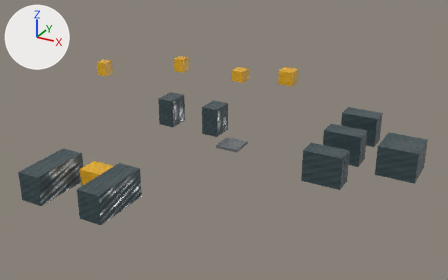
One commit to the FBX model stw-o3de/Project/Assets/IndustrialYard/STW_INDUSTRIAL_YARD_01/Environment/STW_INDUSTRIAL_YARD_01_cover.fbx: the scene before it, then after it.
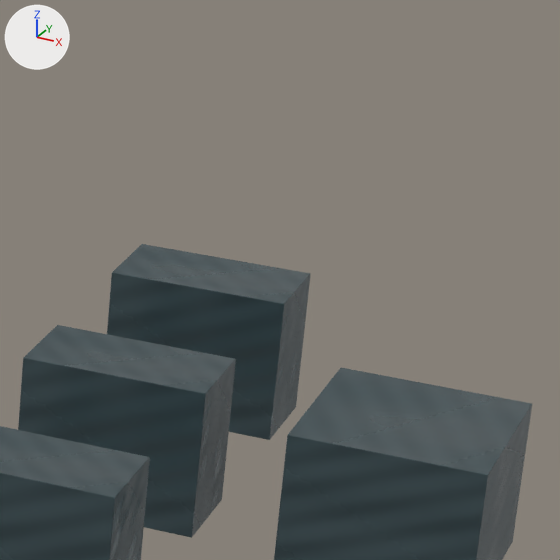
Each version is shown whole from a camera (50 mm lens) standing at (27.3, -43.9, 21.3) and looking at (3.3, -0.3, -0.5), then close up on the part from 71% to 97% of the width and 20% to 61% of the height. Every picture has the same lights, and +X, +Y and +Z are marked at upper left. The older version's two pictures come first.

Names of what the first close-up shows: 'container_low_a', 'container_low_b', 'container_low_c', 'container_platform_support'.
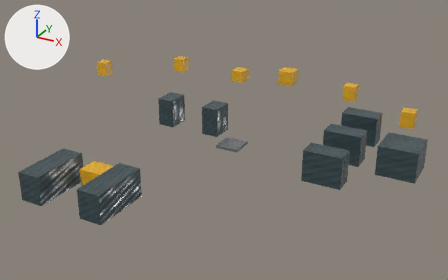
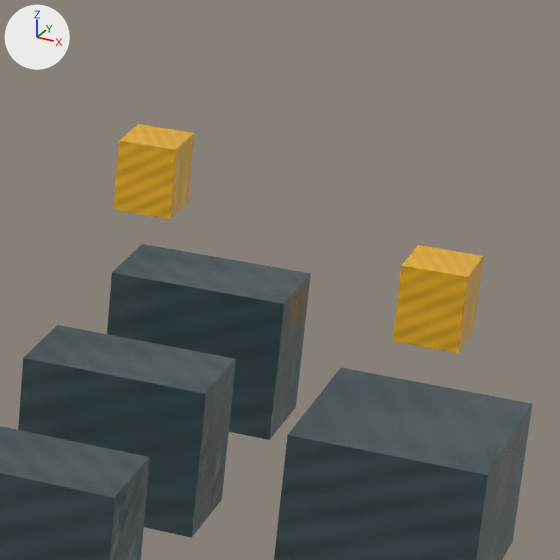
Location of each change, [x1, y1, x2, y2] in pixels of the close-ups (560 x 560 px):
'connector_ne_cover_a', added (orange): after [392, 245, 484, 353]
'connector_ne_cover_b', added (orange): after [114, 124, 194, 219]

Patch to the scene script:
```diff
--- a/stw-o3de/Project/Assets/IndustrialYard/STW_INDUSTRIAL_YARD_01/Environment/STW_INDUSTRIAL_YARD_01_cover.fbx.py
+++ b/stw-o3de/Project/Assets/IndustrialYard/STW_INDUSTRIAL_YARD_01/Environment/STW_INDUSTRIAL_YARD_01_cover.fbx.py
@@ me_cube_192_1 @@
+me_cube_192_1.from_pydata(...)  # 56 vertices, 54 faces; spans x -0.6..0.6, y -0.6..0.6, z -0.75..0.75
+me_cube_192_1.materials.append(mat_m_iy_hazard)
@@ me_cube_193_1 @@
+me_cube_193_1.from_pydata(...)  # 56 vertices, 54 faces; spans x -0.6..0.6, y -0.6..0.6, z -0.75..0.75
+me_cube_193_1.materials.append(mat_m_iy_hazard)
@@ ob_connector_ne_cover_a @@
+ob_connector_ne_cover_a = bpy.data.objects.new('connector_ne_cover_a', me_cube_192_1)
+ob_connector_ne_cover_a.location = (16.8, 9.5, 0.75)
@@ ob_connector_ne_cover_b @@
+ob_connector_ne_cover_b = bpy.data.objects.new('connector_ne_cover_b', me_cube_193_1)
+ob_connector_ne_cover_b.location = (10.0, 13.8, 0.75)
```
